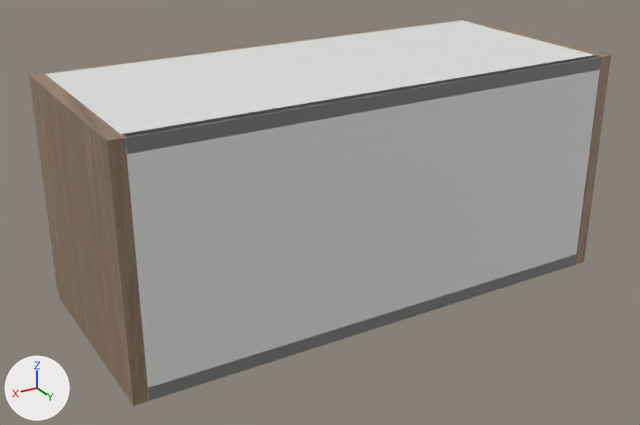
What one commit did to the glTF model storefront/public/cabinet-inventory/models/oppein-pb-mnw-w2712.glb.
Camera for both pictures: a 50 mm lens placed at (0.927, 0.797, 0.576), pointed at (0.363, -0.142, 0.107). Arrows for +X, +Y and +Z are at lower left; the lights stay in place. The picture after the commit comes second. Where no turn or scale is listed for an object, it has been applied to the vertices.

Objects in the first picture: 'Cabinet back', 'Cabinet bottom', 'Cabinet side', 'Cabinet side.001', 'Cabinet top', 'Door.001' and 1 more.
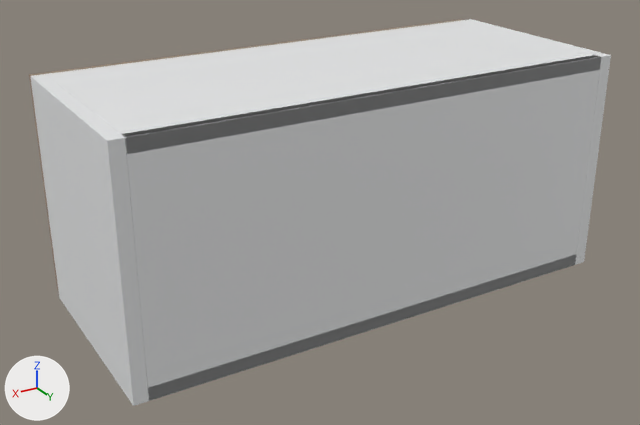
Boxes [x1, y1, x2, y2] around the edits, measured in the pictures (640 x 425 px):
'Cabinet side.001', recoloured (brown to white)
    both: [30, 74, 149, 406]
'Cabinet side', recoloured
    both: [463, 19, 611, 265]

Diff of the bpy script that builds the scene:
```diff
--- a/storefront/public/cabinet-inventory/models/oppein-pb-mnw-w2712.glb.py
+++ b/storefront/public/cabinet-inventory/models/oppein-pb-mnw-w2712.glb.py
@@ mat_white_cabinet_carcass @@
+mat_white_cabinet_carcass = principled_material('White cabinet carcass')
+mat_white_cabinet_carcass.base_color = (0.82, 0.83, 0.835)  # white #eaebec
+mat_white_cabinet_carcass.roughness = 0.48
@@ me_cube @@
 me_cube.from_pydata(...)  # 56 vertices, 108 faces; spans x -0.009..0.009, y -0.142..0.142, z -0.152..0.152
-me_cube.materials.append(mat_supplier_finish___natural_wood)  # picture img_oak
+me_cube.materials.append(mat_white_cabinet_carcass)  # white #eaebec
@@ me_cube_001 @@
 me_cube_001.from_pydata(...)  # 56 vertices, 108 faces; spans x -0.009..0.009, y -0.142..0.142, z -0.152..0.152
-me_cube_001.materials.append(mat_supplier_finish___natural_wood)  # picture img_oak
+me_cube_001.materials.append(mat_white_cabinet_carcass)  # white #eaebec
```
